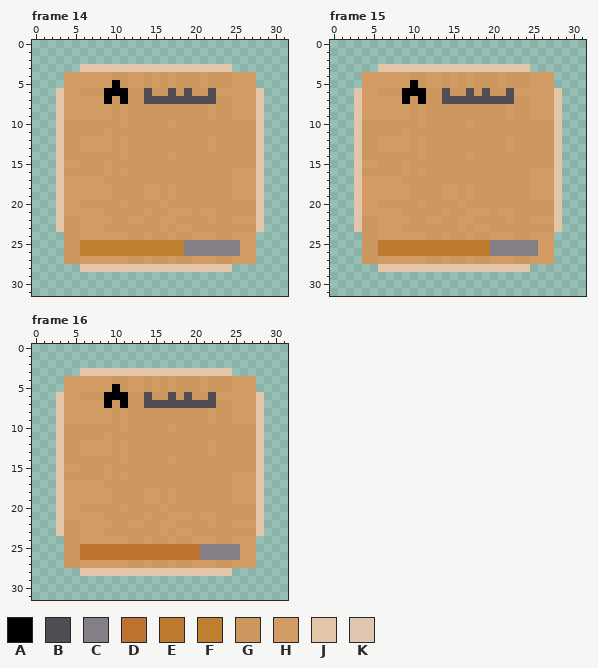
Pixel-art file -- Game Design/Assets/Sprites/OrderSystem/Order.ase. Above is the file before it was changed.
32x32 pixels, 21 frames. Colours within 5 levels of each other are drawn and written as one. Shown: frame 14, frame 15, frame 16. The commit also changed other frames, which this record leaves out.
Visible layers, top first: "Progress Bar", "Decorations", "Base".
Palette (. is transparent): A #000000  B #514e53  C #847e87  D #be7230  E #be7930  F #be7f30  G #cc965f  H #d39c64  J #e3c5aa  K #dec6b0
Pixels before, frame 14, first column x 3:
 3 ...JJJJJJJJJJJJJJJJJJJ....
 4 .HHHHHHGGHHGHGHGGGHGGGHHH.
 5 .HHHHHHAGHHGHGHGGGHGGGHHH.
 6 JHHGGGAAAGGBGGBGBGGBHHHHHJ
 7 JHHHHHAGAGGBBBBBBBBBGGHHHJ
 8 JHHHHHHGHGGGGGGGGGGHGGHHHJ
 9 JHHHHHHGHGGGGGGGGGGHGGHHHJ
10 JGGGGGGGHGGGGGHGGGGGGGGGGJ
11 JGGGGGHGGGGGGGGGGGGGGGGGGJ
12 JGGHHHHGHGGGGGGGGGGHGGGGGJ
13 JGGHHHHGHGGGGGGGGGGHGGGGGJ
14 JGGGGGGGHGGGGGHGGGGGGGGGGJ
15 JHHGGGHGGGGGGGGGGGGGGGGGGJ
16 JGGGGGHGHGGGGGGGGGGGGGHHHJ
17 JHHHHHGGGGGGGGGGGGGGGGHHHJ
18 JHHHHHHGGGGHHGHGGGGGGGHHHJ
19 JHHHHHHGGGGHHGHGGGGGGGHHHJ
20 JHHGGGGGHGGGGHGGGGGGGGGGGJ
21 JHHHHHGGGGGHGGHHHGHHGGGGGJ
22 KGGHHHHGGHHGGHHGGGGHGGHHHJ
23 JGGHHHGGGGGGGHGHHGGGGGGGGJ
24 .GGHHHHHHGGHGGHGGHHHGGHHH.
25 .GGFFFFFFFFFFFFFCCCCCCCHH.
26 .GGFFFFFFFFFFFFFCCCCCCCHH.
27 .GGHHHHHHGGHGGHGGHHHGGHHH.
28 ...JJJJJJJJJJJJJJJJJJJ....
Pixels before, frame 15, first column x 3:
 3 ...JJJJJJJJJJJJJJJJJJJ....
 4 .HHHHHHGGHHGHGHGGGHGGGHHH.
 5 .HHHHHHAGHHGHGHGGGHGGGHHH.
 6 JHHGGGAAAGGBGGBGBGGBHHHHHJ
 7 JHHHHHAGAGGBBBBBBBBBGGHHHJ
 8 JHHHHHHGHGGGGGGGGGGHGGHHHJ
 9 JHHHHHHGHGGGGGGGGGGHGGHHHJ
10 JGGGGGGGHGGGGGHGGGGGGGGGGJ
11 JGGGGGHGGGGGGGGGGGGGGGGGGJ
12 JGGHHHHGHGGGGGGGGGGHGGGGGJ
13 JGGHHHHGHGGGGGGGGGGHGGGGGJ
14 JGGGGGGGHGGGGGHGGGGGGGGGGJ
15 JHHGGGHGGGGGGGGGGGGGGGGGGJ
16 JGGGGGHGHGGGGGGGGGGGGGHHHJ
17 JHHHHHGGGGGGGGGGGGGGGGHHHJ
18 JHHHHHHGGGGHHGHGGGGGGGHHHJ
19 JHHHHHHGGGGHHGHGGGGGGGHHHJ
20 JHHGGGGGHGGGGHGGGGGGGGGGGJ
21 JHHHHHGGGGGHGGHHHGHHGGGGGJ
22 KGGHHHHGGHHGGHHGGGGHGGHHHJ
23 JGGHHHGGGGGGGHGHHGGGGGGGGJ
24 .GGHHHHHHGGHGGHGGHHHGGHHH.
25 .GGEEEEEEEEEEEEEECCCCCCHH.
26 .GGEEEEEEEEEEEEEECCCCCCHH.
27 .GGHHHHHHGGHGGHGGHHHGGHHH.
28 ...JJJJJJJJJJJJJJJJJJJ....
Pixels before, frame 16, first column x 3:
 3 ...JJJJJJJJJJJJJJJJJJJ....
 4 .HHHHHHGGHHGHGHGGGHGGGHHH.
 5 .HHHHHHAGHHGHGHGGGHGGGHHH.
 6 JHHGGGAAAGGBGGBGBGGBHHHHHJ
 7 JHHHHHAGAGGBBBBBBBBBGGHHHJ
 8 JHHHHHHGHGGGGGGGGGGHGGHHHJ
 9 JHHHHHHGHGGGGGGGGGGHGGHHHJ
10 JGGGGGGGHGGGGGHGGGGGGGGGGJ
11 JGGGGGHGGGGGGGGGGGGGGGGGGJ
12 JGGHHHHGHGGGGGGGGGGHGGGGGJ
13 JGGHHHHGHGGGGGGGGGGHGGGGGJ
14 JGGGGGGGHGGGGGHGGGGGGGGGGJ
15 JHHGGGHGGGGGGGGGGGGGGGGGGJ
16 JGGGGGHGHGGGGGGGGGGGGGHHHJ
17 JHHHHHGGGGGGGGGGGGGGGGHHHJ
18 JHHHHHHGGGGHHGHGGGGGGGHHHJ
19 JHHHHHHGGGGHHGHGGGGGGGHHHJ
20 JHHGGGGGHGGGGHGGGGGGGGGGGJ
21 JHHHHHGGGGGHGGHHHGHHGGGGGJ
22 KGGHHHHGGHHGGHHGGGGHGGHHHJ
23 JGGHHHGGGGGGGHGHHGGGGGGGGJ
24 .GGHHHHHHGGHGGHGGHHHGGHHH.
25 .GGDDDDDDDDDDDDDDDCCCCCHH.
26 .GGDDDDDDDDDDDDDDDCCCCCHH.
27 .GGHHHHHHGGHGGHGGHHHGGHHH.
28 ...JJJJJJJJJJJJJJJJJJJ....
New version:
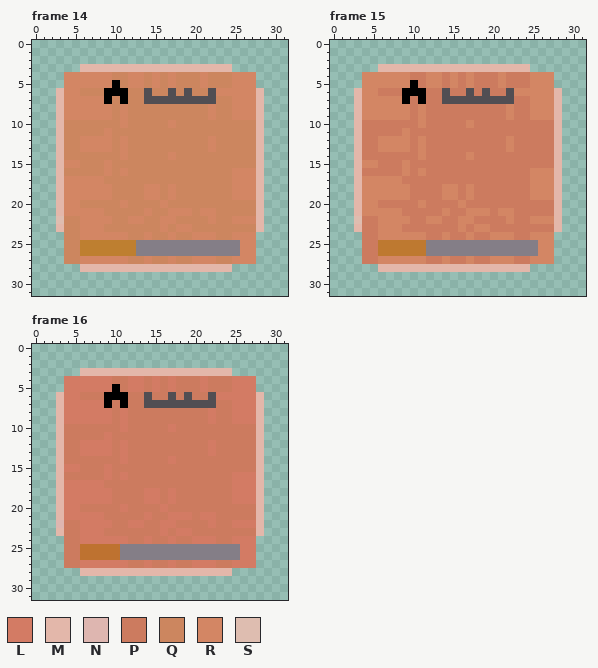
Colours new in this view: L #d37b64  M #e3b7aa  N #deb6b0  P #cc7b5f  Q #cc865f  R #d38664  S #debdb0
Difference:
Changed rows in their new state; - is an unchanged pixel.
Frame 14, layers "Progress Bar", "Base":
first column x 3:
 3 ---MMMMMMMMMMMMMMMMMMM----
 4 -RRRRRRQQRRQRQRQQQRQQQRRR-
 5 -RRRRRR-QRRQRQRQQQRQQQRRR-
 6 MRRQQQ---QQ-QQ-Q-QQ-RRRRRM
 7 MRRRRR-Q-QQ---------QQRRRM
 8 MRRRRRRQRQQQQQQQQQQRQQRRRM
 9 MRRRRRRQRQQQQQQQQQQRQQRRRM
10 MQQQQQQQRQQQQQRQQQQQQQQQQM
11 MQQQQQRQQQQQQQQQQQQQQQQQQM
12 MQQRRRRQRQQQQQQQQQQRQQQQQM
13 MQQRRRRQRQQQQQQQQQQRQQQQQM
14 MQQQQQQQRQQQQQRQQQQQQQQQQM
15 MRRQQQRQQQQQQQQQQQQQQQQQQM
16 MQQQQQRQRQQQQQQQQQQQQQRRRM
17 MRRRRRQQQQQQQQQQQQQQQQRRRM
18 MRRRRRRQQQQRRQRQQQQQQQRRRM
19 MRRRRRRQQQQRRQRQQQQQQQRRRM
20 MRRQQQQQRQQQQRQQQQQQQQQQQM
21 MRRRRRQQQQQRQQRRRQRRQQQQQM
22 SQQRRRRQQRRQQRRQQQQRQQRRRM
23 MQQRRRQQQQQQQRQRRQQQQQQQQM
24 -QQRRRRRRQQRQQRQQRRRQQRRR-
25 -QQ-------CCCCCC-------RR-
26 -QQ-------CCCCCC-------RR-
27 -QQRRRRRRQQRQQRQQRRRQQRRR-
28 ---MMMMMMMMMMMMMMMMMMM----
Frame 15, layers "Progress Bar", "Base":
first column x 3:
 3 ---MMMMMMMMMMMMMMMMMMM----
 4 -RRRRRRPPRRPRPRPPPRPPPRRR-
 5 -RRRRRR-PRRPRPRPPPRPPPRRR-
 6 MRRPPP---PP-PP-P-PP-RRRRRM
 7 MRRRRR-P-PP---------PPRRRM
 8 MRRRRRRPRPPPPPPPPPPRPPRRRM
 9 MRRRRRRPRPPPPPPPPPPRPPRRRM
10 MPPPPPPPRPPPPPRPPPPPPPPPPM
11 MPPPPPRPPPPPPPPPPPPPPPPPPM
12 MPPRRRRPRPPPPPPPPPPRPPPPPM
13 MPPRRRRPRPPPPPPPPPPRPPPPPM
14 MPPPPPPPRPPPPPRPPPPPPPPPPM
15 MRRPPPRPPPPPPPPPPPPPPPPPPM
16 MPPPPPRPRPPPPPPPPPPPPPRRRM
17 MRRRRRPPPPPPPPPPPPPPPPRRRM
18 MRRRRRRPPPPRRPRPPPPPPPRRRM
19 MRRRRRRPPPPRRPRPPPPPPPRRRM
20 MRRPPPPPRPPPPRPPPPPPPPPPPM
21 MRRRRRPPPPPRPPRRRPRRPPPPPM
22 SPPRRRRPPRRPPRRPPPPRPPRRRM
23 MPPRRRPPPPPPPRPRRPPPPPPPPM
24 -PPRRRRRRPPRPPRPPRRRPPRRR-
25 -PP------CCCCCCCC------RR-
26 -PP------CCCCCCCC------RR-
27 -PPRRRRRRPPRPPRPPRRRPPRRR-
28 ---MMMMMMMMMMMMMMMMMMM----
Frame 16, layers "Progress Bar", "Base":
first column x 3:
 3 ---MMMMMMMMMMMMMMMMMMM----
 4 -LLLLLLPPLLPLPLPPPLPPPLLL-
 5 -LLLLLL-PLLPLPLPPPLPPPLLL-
 6 MLLPPP---PP-PP-P-PP-LLLLLM
 7 MLLLLL-P-PP---------PPLLLM
 8 MLLLLLLPLPPPPPPPPPPLPPLLLM
 9 MLLLLLLPLPPPPPPPPPPLPPLLLM
10 MPPPPPPPLPPPPPLPPPPPPPPPPM
11 MPPPPPLPPPPPPPPPPPPPPPPPPM
12 MPPLLLLPLPPPPPPPPPPLPPPPPM
13 MPPLLLLPLPPPPPPPPPPLPPPPPM
14 MPPPPPPPLPPPPPLPPPPPPPPPPM
15 MLLPPPLPPPPPPPPPPPPPPPPPPM
16 MPPPPPLPLPPPPPPPPPPPPPLLLM
17 MLLLLLPPPPPPPPPPPPPPPPLLLM
18 MLLLLLLPPPPLLPLPPPPPPPLLLM
19 MLLLLLLPPPPLLPLPPPPPPPLLLM
20 MLLPPPPPLPPPPLPPPPPPPPPPPM
21 MLLLLLPPPPPLPPLLLPLLPPPPPM
22 NPPLLLLPPLLPPLLPPPPLPPLLLM
23 MPPLLLPPPPPPPLPLLPPPPPPPPM
24 -PPLLLLLLPPLPPLPPLLLPPLLL-
25 -PP-----CCCCCCCCCC-----LL-
26 -PP-----CCCCCCCCCC-----LL-
27 -PPLLLLLLPPLPPLPPLLLPPLLL-
28 ---MMMMMMMMMMMMMMMMMMM----
Changed places in both pictures, as pixel boxes (x1, y1, x2, y2):
changed: (56, 64, 264, 272)
changed: (354, 64, 562, 272)
changed: (56, 368, 264, 576)
